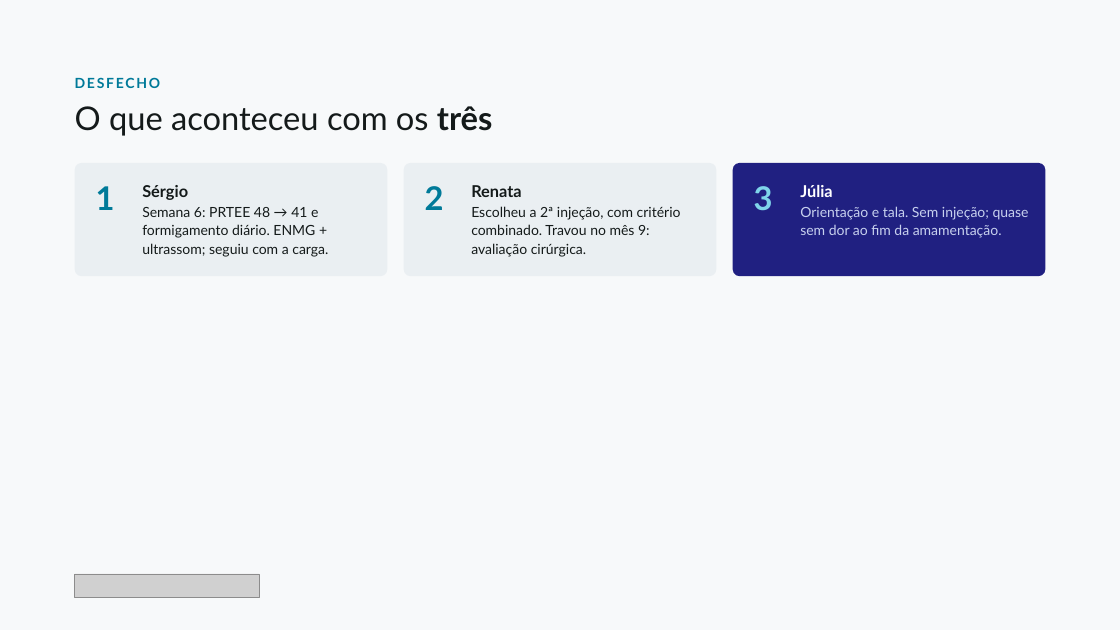
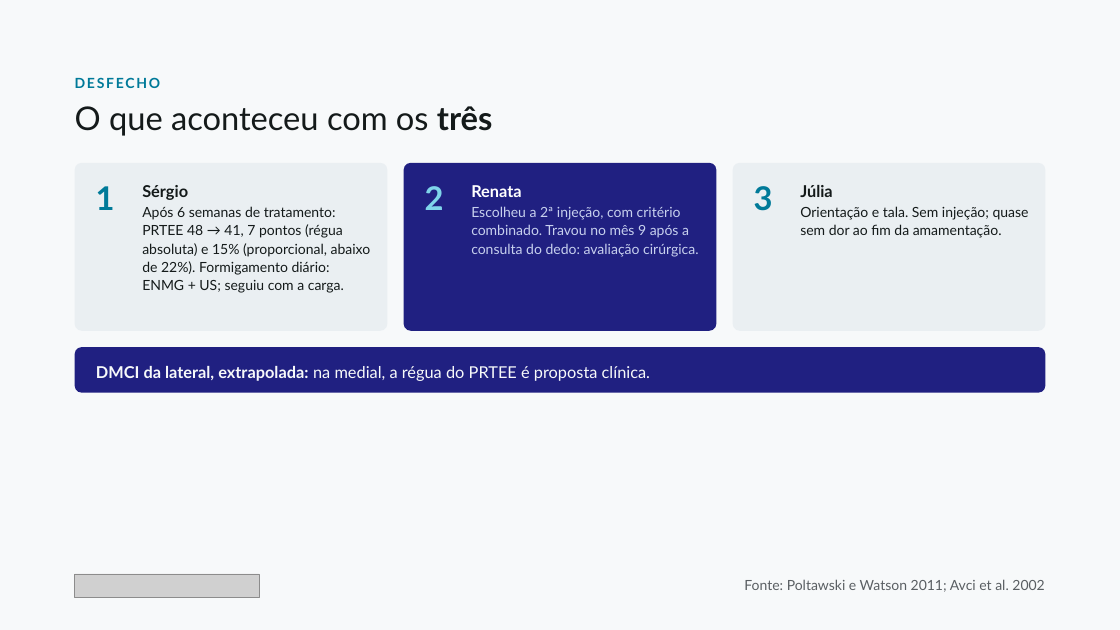
Before and after one commit to dossantosdanieel/illic, a slide deck: slide 25 of aulas/2026-11-cotovelo-medial-e-mao/04_aula/cotovelo-medial-e-mao.pptx. Drawn at 1120x630 pixels with LibreOffice and Linux fonts; fonts in the diff are those of the drawing; grey boxes stand for pictures. Boxes give left, top, right and bottom in pixels: in the first picture for what was removed or moved away, otherwise in the second. Text is boxed around its words. In the diff, an @@ line names an element or a change of style, - is before the commit and + after.

```diff
--- a/aulas/2026-11-cotovelo-medial-e-mao/04_aula/cotovelo-medial-e-mao.pptx
+++ b/aulas/2026-11-cotovelo-medial-e-mao/04_aula/cotovelo-medial-e-mao.pptx
@@ rounded rectangle: place and size @@
-rounded rectangle at [75,163,387,276]
+rounded rectangle at [75,163,387,331]
@@ rounded rectangle at [75,163,387,331]: proportions changed @@
@@ rounded rectangle: place and size @@
-rounded rectangle at [404,163,717,276]
+rounded rectangle at [404,163,717,331]
@@ rounded rectangle at [404,163,717,331]: fill #EAEFF2 to #202081; proportions changed @@
@@ text "2" at [425,186,444,210]: text colour #007A99 to #7FD4EA @@
@@ rounded rectangle: place and size @@
-rounded rectangle at [733,163,1045,276]
+rounded rectangle at [733,163,1045,331]
@@ rounded rectangle at [733,163,1045,331]: fill #202081 to #EAEFF2; proportions changed @@
@@ text "3" at [754,186,773,211]: text colour #7FD4EA to #007A99 @@
@@ text at [142,206,371,293]: text changed @@
-Semana 6: PRTEE 48 → 41 e formigamento diário. ENMG + ultrassom; seguiu com a carga.
+Após 6 semanas de tratamento: PRTEE 48 → 41, 7 pontos (régua absoluta) e 15% (proporcional, abaixo de 22%). Formigamento diário: ENMG + US; seguiu com a carga.
@@ text at [471,206,698,257]: text changed; text colour #141A1A to #C7D0EE @@
-Escolheu a 2ª injeção, com critério combinado. Travou no mês 9: avaliação cirúrgica.
+Escolheu a 2ª injeção, com critério combinado. Travou no mês 9 após a consulta do dedo: avaliação cirúrgica.
@@ text at [471,185,521,197]: text colour #141A1A to #FFFFFF in "Renata" @@
@@ text "Júlia" at [800,185,1029,238]: text colour #FFFFFF to #141A1A in "Júlia"; text colour #C7D0EE to #141A1A @@
@@ rounded rectangle added at [75,347,1046,392], fill #202081, 14 pt, text #F7F9FA @@
+DMCI da lateral, extrapolada: na medial, a régua do PRTEE é proposta clínica.
@@ text added at [744,579,1044,592], 12 pt, text #5A5F63 @@
+Fonte: Poltawski e Watson 2011; Avci et al. 2002
```
Also in this commit, not shown: 14 other slides changed, 9 other files.
